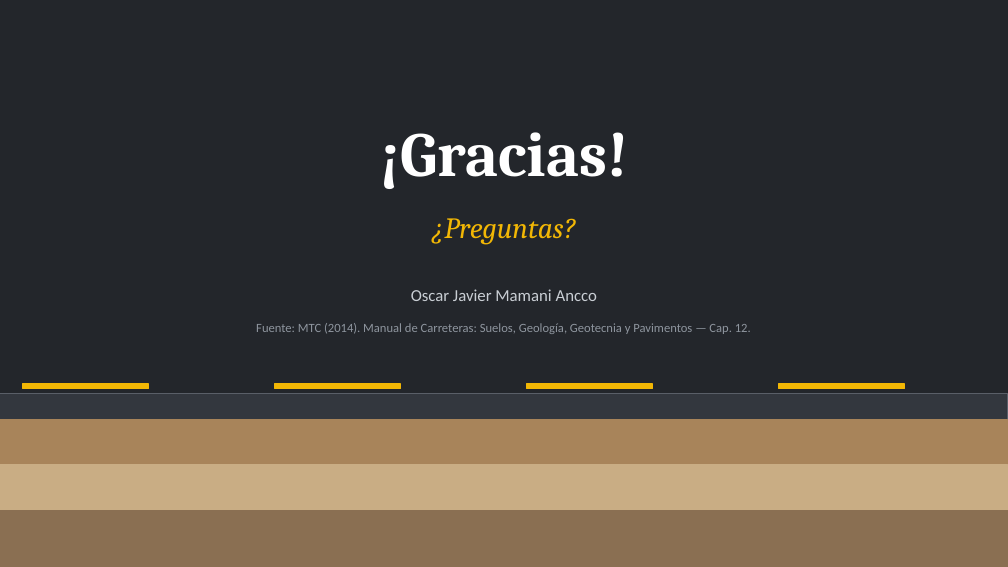
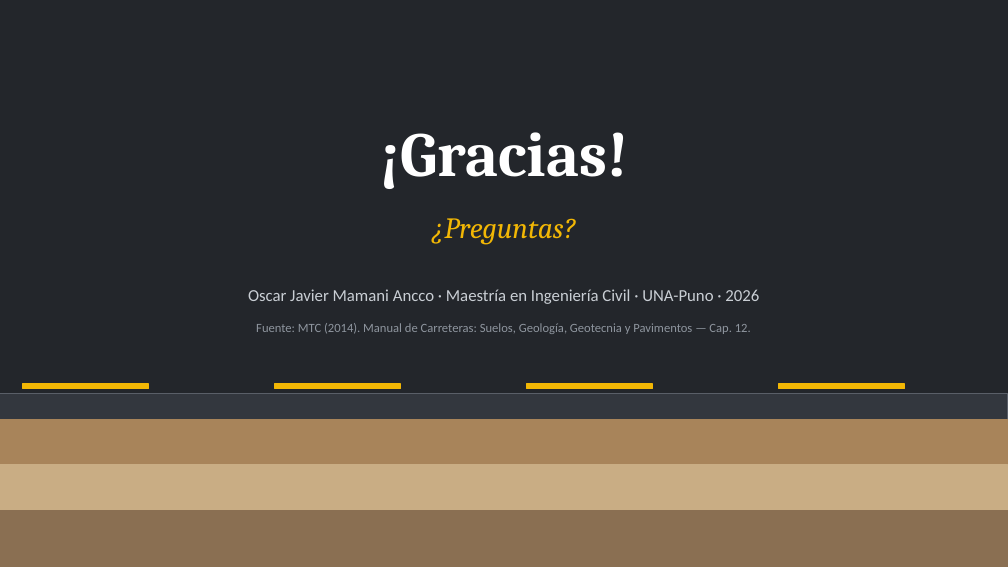
Before and after one commit to HespinozaB/Reporte-Interferencias-1, a slide deck: slide 11 of Pavimento_Flexible_y_Bermas_Oscar_Mamani.pptx. Drawn at 1008x567 pixels with LibreOffice and Linux fonts; fonts in the diff are those of the drawing. Boxes give left, top, right and bottom in pixels: in the first picture for what was removed or moved away, otherwise in the second. Text is boxed around its words. In the diff, an @@ line names an element or a change of style, - is before the commit and + after.

```diff
--- a/Pavimento_Flexible_y_Bermas_Oscar_Mamani.pptx
+++ b/Pavimento_Flexible_y_Bermas_Oscar_Mamani.pptx
@@ text at (248, 289, 759, 304): text changed @@
-Oscar Javier Mamani Ancco
+Oscar Javier Mamani Ancco · Maestría en Ingeniería Civil · UNA-Puno · 2026
```
Also in this commit, not shown: 1 other slide changed.
